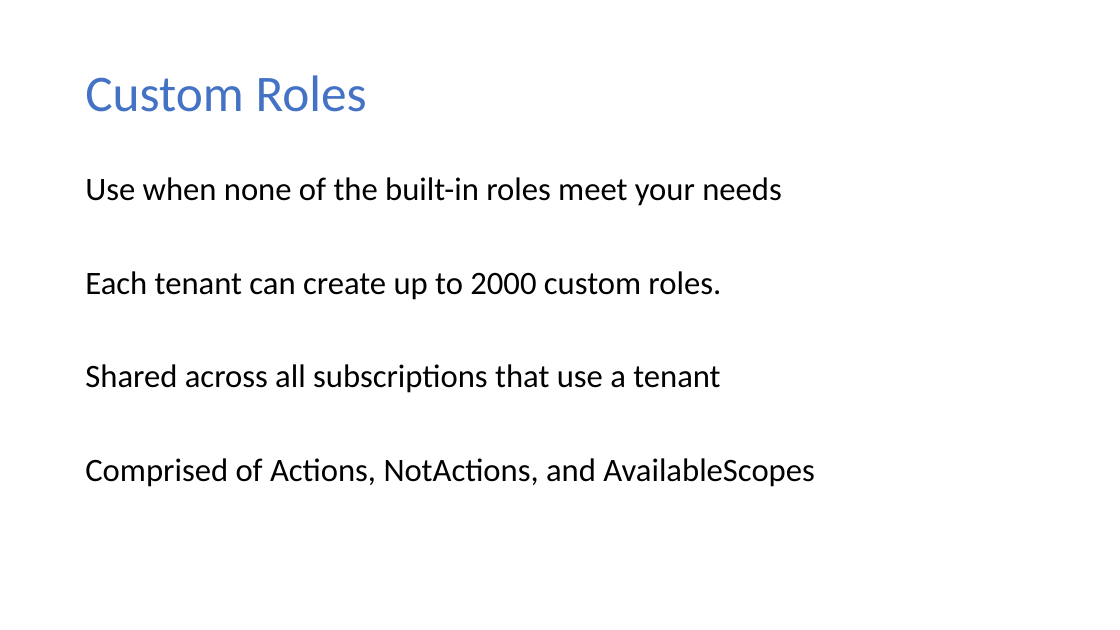
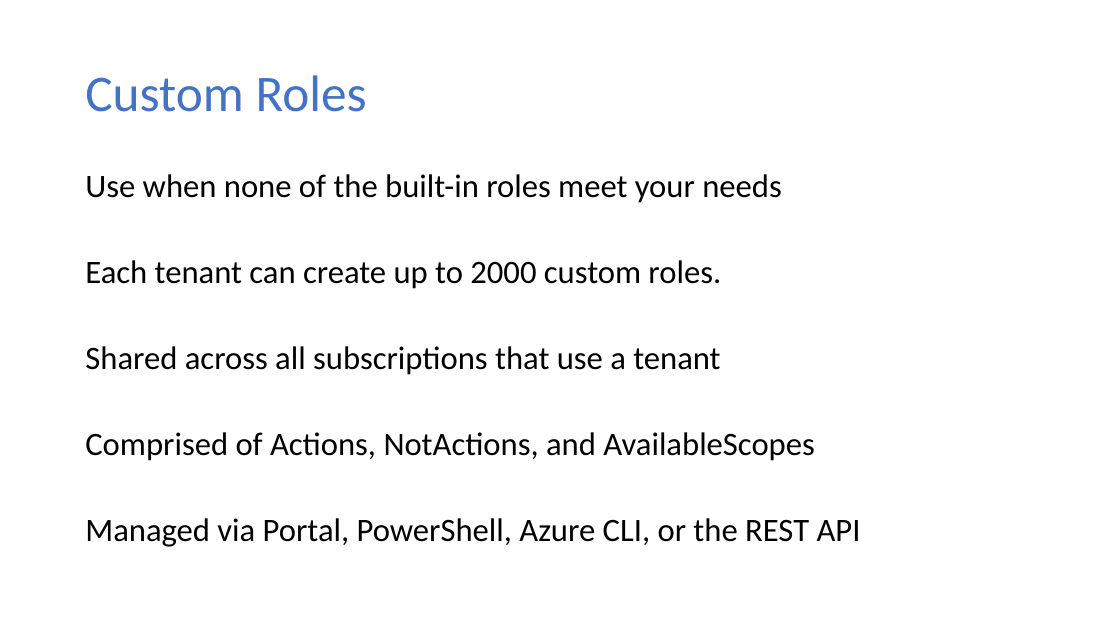
Before and after one commit to dstolts/70-534, a slide deck: slide 46 of Presentations/70-534-Combined-SecuritySlides.pptx. Drawn at 1120x630 pixels with LibreOffice and Linux fonts; fonts in the diff are those of the drawing. Boxes give left, top, right and bottom in pixels: in the first picture for what was removed or moved away, otherwise in the second. Text is boxed around its words. In the diff, an @@ line names an element or a change of style, - is before the commit and + after.

Commit message:
Little more RBAC

```diff
--- a/Presentations/70-534-Combined-SecuritySlides.pptx
+++ b/Presentations/70-534-Combined-SecuritySlides.pptx
@@ text at [85, 174, 814, 461]: line spacing 0.9 to 0.8 @@
@@ text at [85, 518, 861, 547]: paragraph added @@
+Managed via Portal, PowerShell, Azure CLI, or the REST API
```
